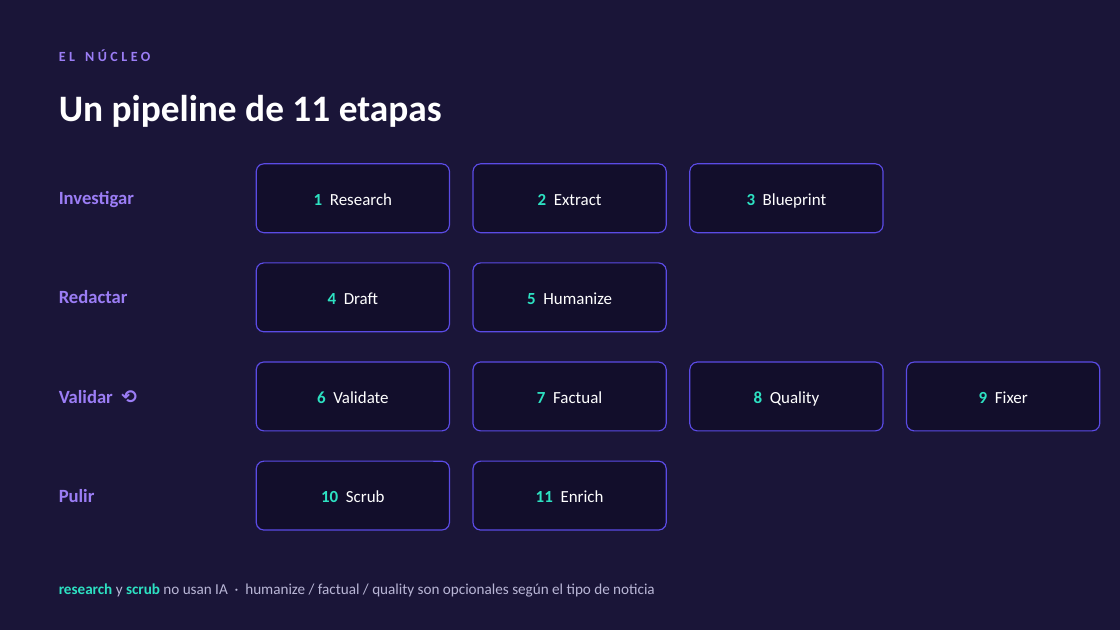
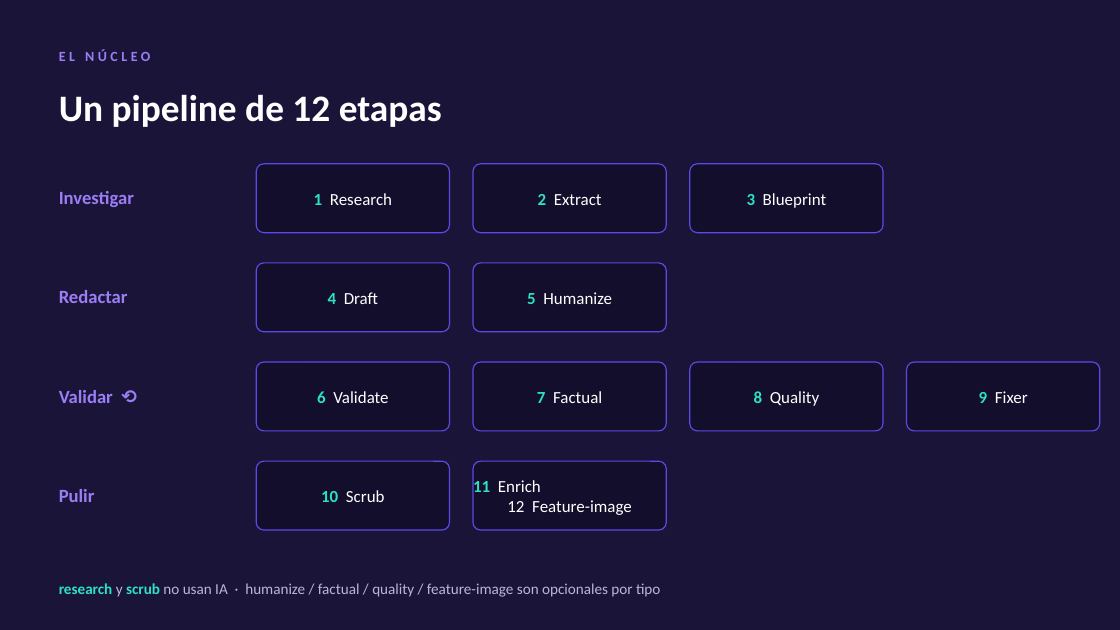
Before and after one commit to ruvelro/TFG_MasterIA_PostIA, a slide deck: slide 4 of docs/presentacion-postia.pptx. Drawn at 1120x630 pixels with LibreOffice and Linux fonts; fonts in the diff are those of the drawing. Boxes give left, top, right and bottom in pixels: in the first picture for what was removed or moved away, otherwise in the second. Text is boxed around its words. In the diff, an @@ line names an element or a change of style, - is before the commit and + after.

```diff
--- a/docs/presentacion-postia.pptx
+++ b/docs/presentacion-postia.pptx
@@ text at (59, 94, 442, 127): text changed @@
-Un pipeline de 11 etapas
+Un pipeline de 12 etapas
@@ text at (473, 478, 632, 515): text changed @@
-11 Enrich
+11 Enrich
+12 Feature-image
@@ text at (59, 583, 660, 597): text changed @@
-research y scrub no usan IA · humanize / factual / quality son opcionales según el tipo de noticia
+research y scrub no usan IA · humanize / factual / quality / feature-image son opcionales por tipo
```
Also in this commit, not shown: 5 other slides changed, 12 other files.
